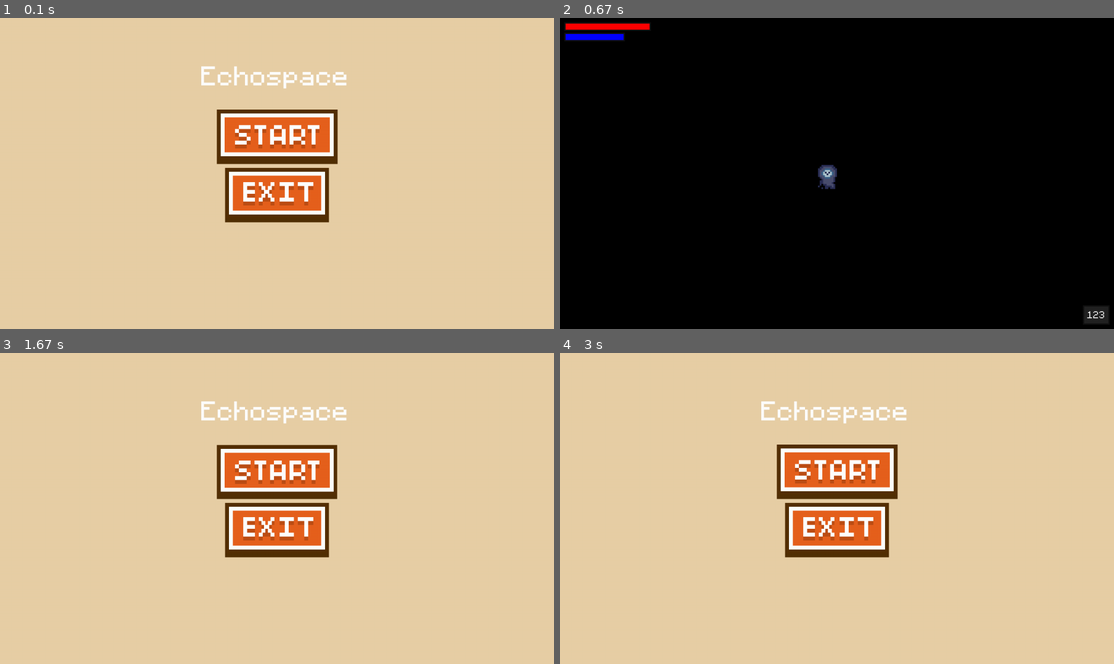
Above: before the commit, frames 1-4 (two rows, left to right).
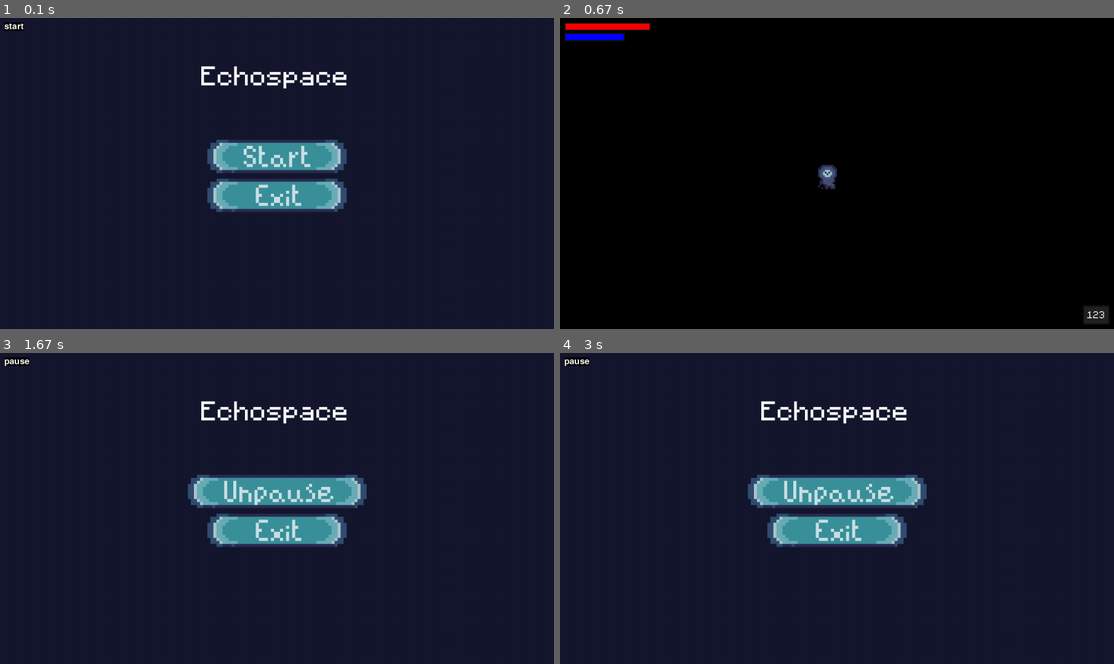
Above: after the commit, the same moments.

Repository: SushiOnToast/pygame-community-spring-jam-2025
Game: pygame game, started from code/main.py
Same seed, same stepped clock (60 frames per second), same inputs: the game is played once before the commit and once after it.
Inputs (mouse positions are in pixels of both pictures, inside the frame that each line leads up to):
- Up to frame 1 (0.1 s): no input
- Up to frame 2 (0.67 s): click (837, 154) at 0.38 s
- Up to frame 3 (1.67 s): hold P 0.67-1.13 s; hold D 0.67-1.13 s; move the mouse to (254, 520) at 0.7 s; click "Echospace" at 1.22 s
- Up to frame 4 (3 s): no input

The runs differ from the first frame. In frame 1, 100% of the frame differs, in the area x 0-100%, y 0-100%; in frame 2, nothing differs; in frame 3, 100%; in frame 4, 100%.

Commit message:
add death screen and pause button

Diff:
--- a/code/button.py
+++ b/code/button.py
@@ -5,7 +5,7 @@
     def __init__(self, x, y, image):
         width = image.get_width()
         height = image.get_height()
-        self.image = image
+        self.image = pygame.transform.scale_by(image, 7)
         self.rect = self.image.get_rect()
         self.rect.center = (x, y)
         self.clicked = False
--- a/code/level.py
+++ b/code/level.py
@@ -88,6 +88,14 @@
     self.draw_overlay()
     self.visible_sprites.draw_player(self.player)
 
+  def detect_state(self, current_state):
+    state = current_state
+    if current_state == "running":
+      if self.player.health <= 0:
+          state = "dead"
+
+    return state
+
   def run(self):
     self.render()
     self.visible_sprites.update()
--- a/code/main.py
+++ b/code/main.py
@@ -22,18 +22,19 @@
         self.screen = screen
         self.clock = pygame.time.Clock()
         self.playing = False
+        self.state = "start"
 
         self.level = Level(self.display_surface)  # Pass display_surface here
 
     def run(self):
         running = True
+        self.state = "running"
 
         while running:
             for event in pygame.event.get():
                 if event.type == pygame.KEYDOWN:
                     if event.key == pygame.K_p:
-                        running = False
-                        self.playing = False
+                        self.state = "pause"
                 if event.type == pygame.QUIT:
                     pygame.quit()
                     sys.exit()
@@ -42,6 +43,11 @@
             self.display_surface.fill(BG_COLOR)
             self.level.run()
 
+            self.state = self.level.detect_state(self.state)
+
+            if self.state != "running":
+                running = False
+                self.playing = False
 
             # Scale the display surface up to the screen
             scaled_surface = pygame.transform.scale_by(self.display_surface, SCALE_FACTOR)
@@ -63,14 +69,19 @@
         screen.fill(BG_COLOR)  # Background color for menu
 
         if not game.playing:
-            # Draw menu
-            start_clicked, exit_clicked = ui.draw_menu(screen)
+            if game.state == "dead":
+                exit_clicked = ui.draw_death_screen(screen)
+                if exit_clicked:
+                    run = False
+            else:
+                # Draw menu
+                start_clicked, exit_clicked = ui.draw_menu(screen, game.state)
 
-            if start_clicked:
-                game.playing = True
+                if start_clicked:
+                    game.playing = True
 
-            if exit_clicked:
-                run = False
+                if exit_clicked:
+                    run = False
 
         else:
             # Run game
@@ -80,6 +91,7 @@
             if event.type == pygame.QUIT:
                 run = False
 
+        debug(screen, game.state)
 
         pygame.display.update()
         game.clock.tick(FPS)
--- a/code/player.py
+++ b/code/player.py
@@ -13,7 +13,7 @@
 
     # graphics and animation
     self.spritesheet = pygame.image.load(
-        "graphics/player/Untitled_Artwork 4.png").convert_alpha()
+        "../graphics/player/player.png").convert_alpha()
     self.animations = import_character_sprites(
         self.spritesheet, self.spritesheet.get_width()/4, self.spritesheet.get_height()/4)
     self.status = "down_idle"
--- a/code/settings.py
+++ b/code/settings.py
@@ -10,7 +10,7 @@
 OVERLAY_TRANSPARENCY = 250
 
 # colours
-BG_COLOR = "#e8cfa6"
+BG_COLOR = "#15172e"
 COLORKEY = (254, 254, 254)
 TEXT_COLOR = (255, 255, 255)
 
--- a/code/ui.py
+++ b/code/ui.py
@@ -25,9 +25,13 @@
             "../graphics/button/start_btn.png").convert_alpha()
         self.exit_img = pygame.image.load(
             "../graphics/button/exit_btn.png").convert_alpha()
+        self.unpause_img = pygame.image.load(
+            "../graphics/button/unpause_btn.png"
+        ).convert_alpha()
 
         # Create button instances
-        self.start_button = Button(WINDOW_WIDTH/2, 275, self.start_img)
+        self.start_button = Button(WINDOW_WIDTH/2, 320, self.start_img)
+        self.unpause_button = Button(WINDOW_WIDTH/2, 320, self.unpause_img)
         self.exit_button = Button(WINDOW_WIDTH/2, 410, self.exit_img)
 
     def show_bar(self, current, max_amount, bg_rect, color):
@@ -64,12 +68,22 @@
 
         self.show_exp(player.exp)
 
-    def draw_menu(self, screen):
+    def draw_death_screen(self, screen):
+        screen.fill(BG_COLOR)
+        draw_text(screen, "You died!", self.menu_font, TEXT_COLOR, 465, 100)
+        exit_clicked = self.exit_button.update(screen)
+
+        return exit_clicked
+
+    def draw_menu(self, screen, state):
 
         screen.fill(BG_COLOR)  # Background color for menu
         draw_text(screen, "Echospace", self.menu_font, TEXT_COLOR, 465, 100)
+        if state == "start":
+            start_pause_clicked = self.start_button.update(screen)
+        elif state == "pause":
+            start_pause_clicked = self.unpause_button.update(screen)
 
-        start_clicked = self.start_button.update(screen)
         exit_clicked = self.exit_button.update(screen)
 
-        return start_clicked, exit_clicked
+        return start_pause_clicked, exit_clicked
Binary file changed: graphics/button/exit_btn.png
Binary file changed: graphics/button/start_btn.png
Binary file added: graphics/button/unpause_btn.png
Renamed: graphics/player/Untitled_Artwork 4.png -> graphics/player/player.png
